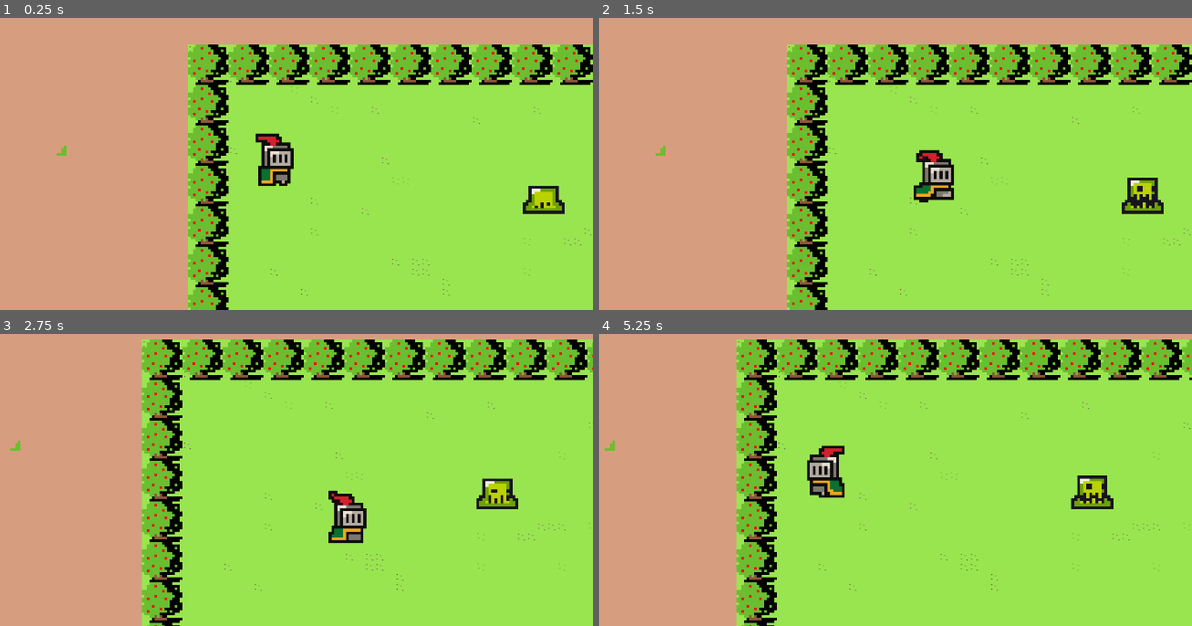
Above: before the commit, frames 1-4 (two rows, left to right).
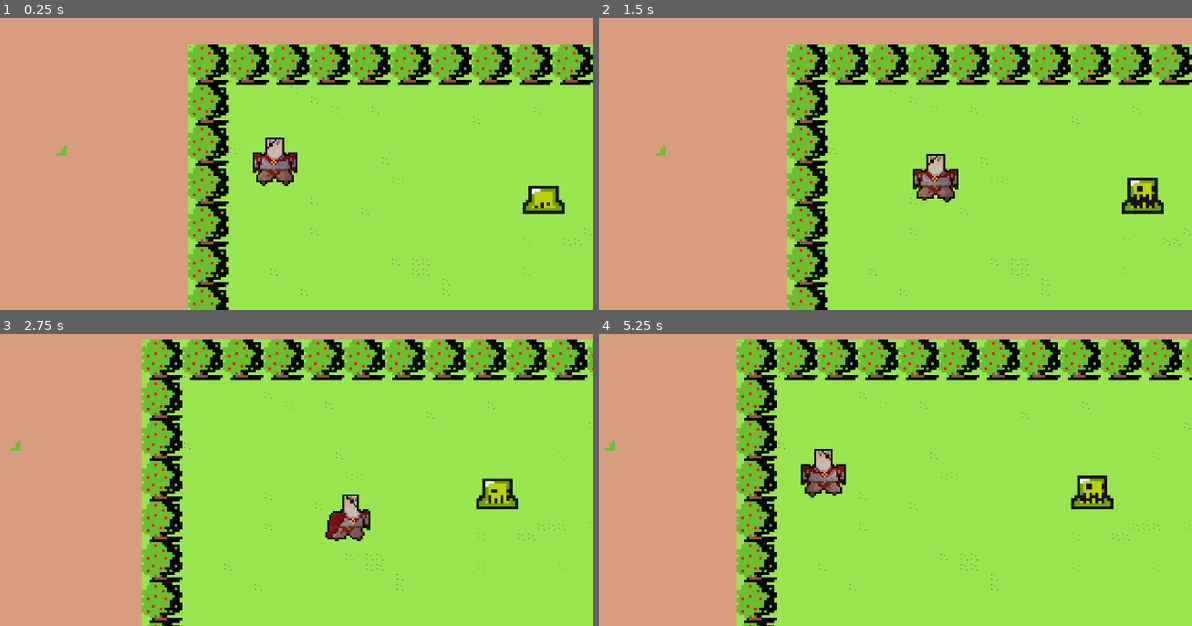
Above: after the commit, the same moments.

Repository: Denator04/Slime_Slayer_v2
Game: Godot game, scene res://plansza.tscn
Two runs of this game, one before a commit and one after it. Both use one fixed random seed, a clock stepped at 60 frames per second and the inputs below.
Inputs:
- Up to frame 1 (0.25 s): no input
- Up to frame 2 (1.5 s): hold Right (ui_right) 0.53-1.28 s; hold Down (ui_down) from 1.28 s (still down)
- Up to frame 3 (2.75 s): release Down (ui_down) at 2.03 s; hold Right (ui_right) from 2.03 s (still down)
- Up to frame 4 (5.25 s): release Right (ui_right) at 2.78 s; hold Up (ui_up) 2.78-3.53 s; hold Left (ui_left) 3.53-5.03 s; hold Down (ui_down) from 5.03 s (still down)

The runs differ from the first frame. In frame 1, 1.0% of the frame differs, in the area x 42-51%, y 39-58%; in frame 2, 1.0%; in frame 3, 1.0%; in frame 4, 1.1%, in the area x 34-42%, y 38-57%.

Commit message:
nate higger
jest nowa postac i animacje chodzenia dzialaja

Diff:
--- a/plansza.tscn
+++ b/plansza.tscn
@@ -1,10 +1,11 @@
-[gd_scene load_steps=55 format=3 uid="uid://dyl31oi56th1l"]
-
-[ext_resource type="Script" path="res://player.gd" id="1_erxrr"]
+[gd_scene load_steps=50 format=3 uid="uid://dyl31oi56th1l"]
+
+[ext_resource type="Script" uid="uid://c6liex3oknmyh" path="res://player.gd" id="1_erxrr"]
 [ext_resource type="Texture2D" uid="uid://xkwjuhl517su" path="res://Assets/knight.png" id="2_v43m6"]
+[ext_resource type="Texture2D" uid="uid://b5jkcr0fqtmb4" path="res://Assets/SS_knight/knight-sheet.png" id="3_kkyxt"]
 [ext_resource type="Texture2D" uid="uid://dyalnlg7y0vnr" path="res://Assets/slime.png" id="3_of0av"]
 [ext_resource type="Texture2D" uid="uid://bmmd4v8svjdv4" path="res://Assets/tree.png" id="3_v43m6"]
-[ext_resource type="Script" path="res://character_body_2d.gd" id="3_w2waa"]
+[ext_resource type="Script" uid="uid://d0tc1vw2cal7u" path="res://character_body_2d.gd" id="3_w2waa"]
 [ext_resource type="Texture2D" uid="uid://c73ay77lapr51" path="res://Assets/grass.png" id="4_vc6xr"]
 [ext_resource type="Texture2D" uid="uid://fuh3gm3uqsa8" path="res://Assets/tree2.png" id="5_6dnbh"]
 
@@ -72,77 +73,48 @@
 atlas = ExtResource("2_v43m6")
 region = Rect2(96, 0, 32, 32)
 
+[sub_resource type="AtlasTexture" id="AtlasTexture_331h7"]
+atlas = ExtResource("3_kkyxt")
+region = Rect2(0, 0, 32, 32)
+
+[sub_resource type="AtlasTexture" id="AtlasTexture_lyt2i"]
+atlas = ExtResource("3_kkyxt")
+region = Rect2(32, 0, 32, 32)
+
 [sub_resource type="AtlasTexture" id="AtlasTexture_f0eeg"]
-atlas = ExtResource("2_v43m6")
-region = Rect2(0, 64, 32, 32)
+atlas = ExtResource("3_kkyxt")
+region = Rect2(0, 96, 32, 32)
 
 [sub_resource type="AtlasTexture" id="AtlasTexture_o000t"]
-atlas = ExtResource("2_v43m6")
-region = Rect2(32, 64, 32, 32)
+atlas = ExtResource("3_kkyxt")
+region = Rect2(32, 96, 32, 32)
 
 [sub_resource type="AtlasTexture" id="AtlasTexture_ng8r4"]
-atlas = ExtResource("2_v43m6")
-region = Rect2(64, 64, 32, 32)
+atlas = ExtResource("3_kkyxt")
+region = Rect2(0, 160, 32, 32)
 
 [sub_resource type="AtlasTexture" id="AtlasTexture_x5i2k"]
-atlas = ExtResource("2_v43m6")
-region = Rect2(96, 64, 32, 32)
+atlas = ExtResource("3_kkyxt")
+region = Rect2(32, 160, 32, 32)
 
 [sub_resource type="AtlasTexture" id="AtlasTexture_14d78"]
-atlas = ExtResource("2_v43m6")
-region = Rect2(128, 64, 32, 32)
+atlas = ExtResource("3_kkyxt")
+region = Rect2(0, 128, 32, 32)
 
 [sub_resource type="AtlasTexture" id="AtlasTexture_gxxsw"]
-atlas = ExtResource("2_v43m6")
-region = Rect2(160, 64, 32, 32)
+atlas = ExtResource("3_kkyxt")
+region = Rect2(32, 128, 32, 32)
 
 [sub_resource type="AtlasTexture" id="AtlasTexture_7goyo"]
-atlas = ExtResource("2_v43m6")
-region = Rect2(192, 64, 32, 32)
+atlas = ExtResource("3_kkyxt")
+region = Rect2(64, 128, 32, 32)
 
 [sub_resource type="AtlasTexture" id="AtlasTexture_gg1fh"]
-atlas = ExtResource("2_v43m6")
-region = Rect2(224, 64, 32, 32)
-
-[sub_resource type="AtlasTexture" id="AtlasTexture_up8qj"]
-atlas = ExtResource("2_v43m6")
-region = Rect2(0, 96, 32, 32)
-
-[sub_resource type="AtlasTexture" id="AtlasTexture_n80ux"]
-atlas = ExtResource("2_v43m6")
-region = Rect2(32, 96, 32, 32)
-
-[sub_resource type="AtlasTexture" id="AtlasTexture_x5jh3"]
-atlas = ExtResource("2_v43m6")
-region = Rect2(64, 96, 32, 32)
-
-[sub_resource type="AtlasTexture" id="AtlasTexture_jljfx"]
-atlas = ExtResource("2_v43m6")
-region = Rect2(96, 96, 32, 32)
-
-[sub_resource type="AtlasTexture" id="AtlasTexture_6ravg"]
-atlas = ExtResource("2_v43m6")
-region = Rect2(128, 96, 32, 32)
-
-[sub_resource type="AtlasTexture" id="AtlasTexture_qf4bt"]
-atlas = ExtResource("2_v43m6")
-region = Rect2(160, 96, 32, 32)
-
-[sub_resource type="AtlasTexture" id="AtlasTexture_txc8q"]
-atlas = ExtResource("2_v43m6")
-region = Rect2(192, 96, 32, 32)
-
-[sub_resource type="AtlasTexture" id="AtlasTexture_h74ni"]
-atlas = ExtResource("2_v43m6")
-region = Rect2(224, 96, 32, 32)
+atlas = ExtResource("3_kkyxt")
+region = Rect2(96, 128, 32, 32)
 
 [sub_resource type="SpriteFrames" id="SpriteFrames_hg2gi"]
 animations = [{
-"frames": [],
-"loop": true,
-"name": &"new_animation",
-"speed": 5.0
-}, {
 "frames": [{
 "duration": 1.0,
 "texture": SubResource("AtlasTexture_vc6xr")
@@ -211,17 +183,38 @@
 }, {
 "frames": [{
 "duration": 1.0,
+"texture": SubResource("AtlasTexture_331h7")
+}, {
+"duration": 1.0,
+"texture": SubResource("AtlasTexture_lyt2i")
+}],
+"loop": true,
+"name": &"rycerz_idle_B",
+"speed": 2.0
+}, {
+"frames": [{
+"duration": 1.0,
 "texture": SubResource("AtlasTexture_f0eeg")
 }, {
 "duration": 1.0,
 "texture": SubResource("AtlasTexture_o000t")
-}, {
+}],
+"loop": true,
+"name": &"walk_back_B",
+"speed": 5.0
+}, {
+"frames": [{
 "duration": 1.0,
 "texture": SubResource("AtlasTexture_ng8r4")
 }, {
 "duration": 1.0,
 "texture": SubResource("AtlasTexture_x5i2k")
-}, {
+}],
+"loop": true,
+"name": &"walk_front_B",
+"speed": 5.0
+}, {
+"frames": [{
 "duration": 1.0,
 "texture": SubResource("AtlasTexture_14d78")
 }, {
@@ -233,38 +226,14 @@
 }, {
 "duration": 1.0,
 "texture": SubResource("AtlasTexture_gg1fh")
-}, {
-"duration": 1.0,
-"texture": SubResource("AtlasTexture_up8qj")
-}, {
-"duration": 1.0,
-"texture": SubResource("AtlasTexture_n80ux")
-}, {
-"duration": 1.0,
-"texture": SubResource("AtlasTexture_x5jh3")
-}, {
-"duration": 1.0,
-"texture": SubResource("AtlasTexture_jljfx")
-}, {
-"duration": 1.0,
-"texture": SubResource("AtlasTexture_6ravg")
-}, {
-"duration": 1.0,
-"texture": SubResource("AtlasTexture_qf4bt")
-}, {
-"duration": 1.0,
-"texture": SubResource("AtlasTexture_txc8q")
-}, {
-"duration": 1.0,
-"texture": SubResource("AtlasTexture_h74ni")
-}],
-"loop": false,
-"name": &"rycerz_walk",
+}],
+"loop": true,
+"name": &"walk_side_B",
 "speed": 5.0
 }]
 
 [sub_resource type="RectangleShape2D" id="RectangleShape2D_emtxu"]
-size = Vector2(44.5, 68)
+size = Vector2(71, 77)
 
 [sub_resource type="AtlasTexture" id="AtlasTexture_34uqp"]
 atlas = ExtResource("3_of0av")
@@ -386,14 +355,16 @@
 movement_speed = 130.0
 
 [node name="AnimatedSprite2D" type="AnimatedSprite2D" parent="Player"]
-position = Vector2(75, 73)
-scale = Vector2(4.59375, 4.59375)
+position = Vector2(73.37499, 92.375)
+scale = Vector2(2.9765625, 2.9765625)
 sprite_frames = SubResource("SpriteFrames_hg2gi")
-animation = &"new_animation"
+animation = &"walk_side_B"
 autoplay = "rycerz_idle"
+frame = 2
+frame_progress = 0.87955827
 
 [node name="Player_Hitbox" type="CollisionShape2D" parent="Player"]
-position = Vector2(75.25, 93)
+position = Vector2(73.5, 89.5)
 shape = SubResource("RectangleShape2D_emtxu")
 
 [node name="Camera2D" type="Camera2D" parent="Player"]
--- a/player.gd
+++ b/player.gd
@@ -8,8 +8,40 @@
 
 var character_direction: Vector2 = Vector2.ZERO
 var is_flipping: bool = false
+var player_chosen = 1
+
+#	****	animation variables		****
+var idle_an
+var walk_animation: String
+
+
+#	****	Animation functions		****			a to
+func player_walk(a, b, c, d):
+	if character_direction.x > 0:
+		walk_animation = a
+	elif character_direction.x < 0:
+		walk_animation = b
+	elif character_direction.y > 0:
+		walk_animation = c
+	elif character_direction.y < 0:
+		walk_animation = d
+
+
+
+
+func player_stats() -> void:
+	if player_chosen == 1:
+		idle_an = "rycerz_idle_B"
+		player_walk("walk_side_B", "walk_side_B", "walk_front_B", "walk_back_B")
+
+
+func _ready():
+	player_stats()
+
 
 func _physics_process(delta):
+	player_stats()
+
 	if is_flipping:
 		move_and_slide()
 		return
@@ -32,11 +64,11 @@
 			sprite.flip_h = false
 
 		if !is_flipping and character_direction != Vector2.ZERO:
-			sprite.play("rycerz_walk")
+			sprite.play(walk_animation)
 	else:
 		velocity = Vector2.ZERO
-		if sprite.animation != "rycerz_idle" and not is_flipping and character_direction == Vector2.ZERO:
-			sprite.play("rycerz_idle")
+		if sprite.animation != idle_an and not is_flipping and character_direction == Vector2.ZERO:
+			sprite.play(idle_an)
 
 	if Input.is_action_just_pressed("ui_space") and not is_flipping:
 		start_flip()
@@ -65,6 +97,6 @@
 	is_flipping = false
 
 	if character_direction != Vector2.ZERO:
-		sprite.play("rycerz_walk")
+		sprite.play(walk_animation)
 	else:
-		sprite.play("rycerz_idle")
+		sprite.play(idle_an)
--- a/project.godot
+++ b/project.godot
@@ -12,7 +12,7 @@
 
 config/name="Slime_Slayer_v2"
 run/main_scene="res://plansza.tscn"
-config/features=PackedStringArray("4.3", "Forward Plus")
+config/features=PackedStringArray("4.5", "Forward Plus")
 config/icon="res://icon.svg"
 
 [dotnet]
Binary file removed: knight-sheet.png
Not shown, removed: knight-sheet.png.import
Not shown, changed: DEVLOG.md
